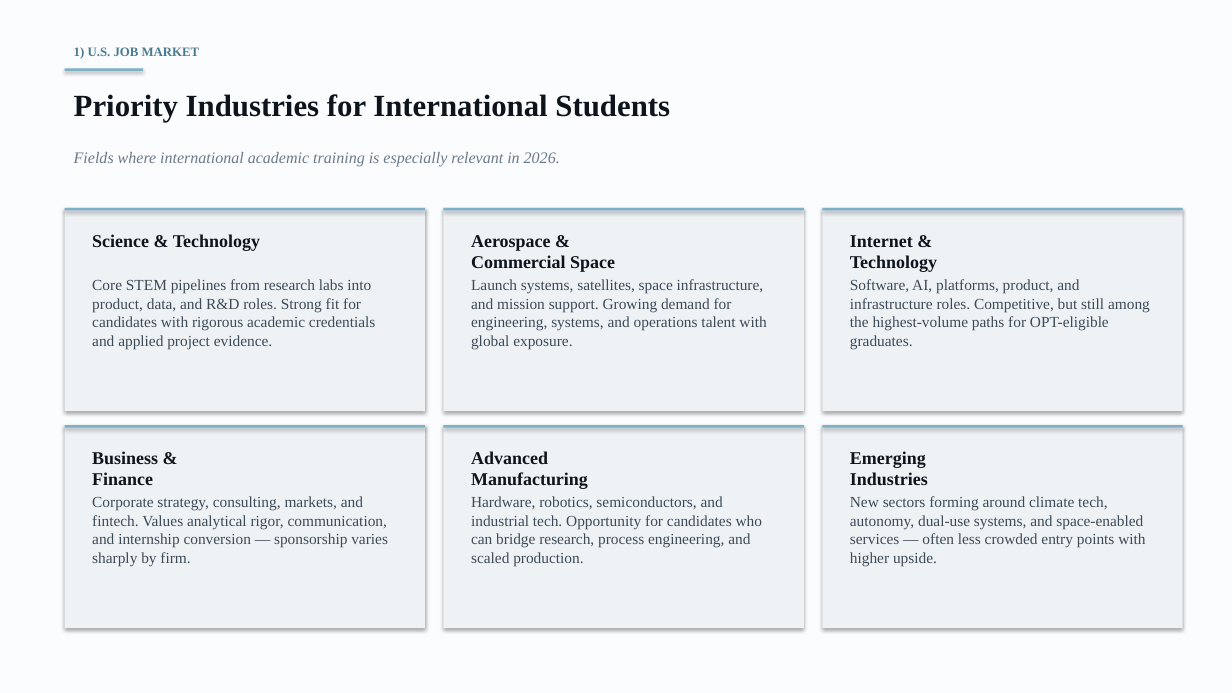
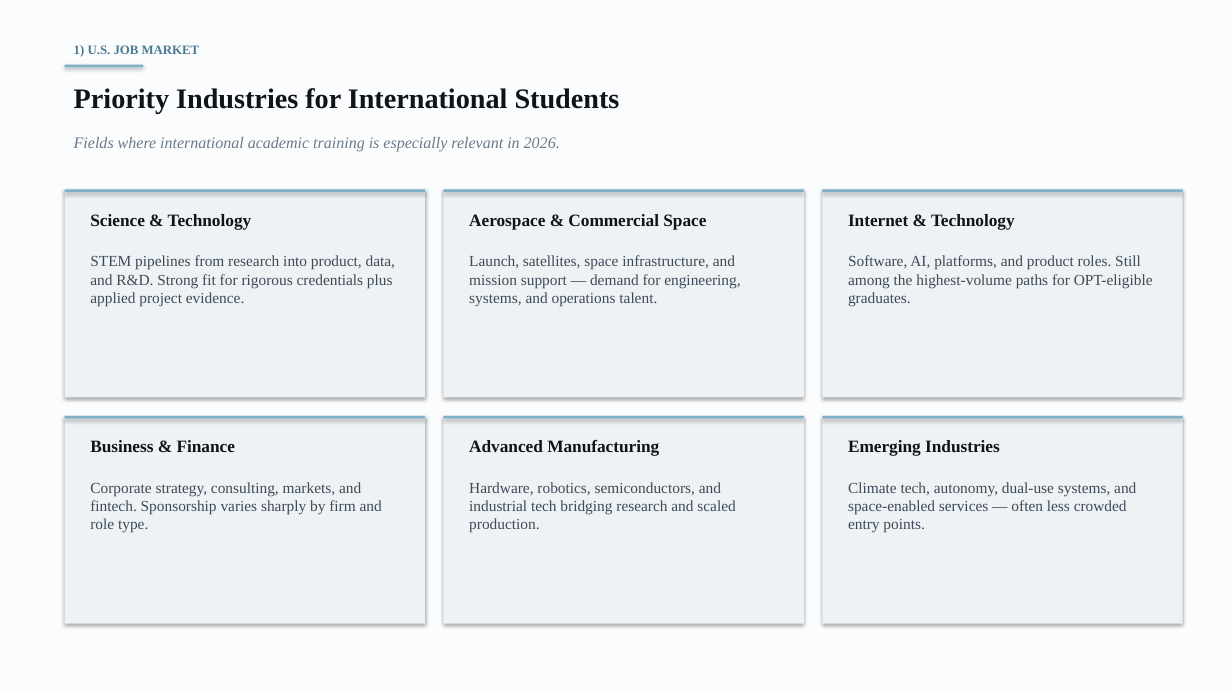
Before and after one commit to anthonyleedu/anthonyleedu, a slide deck: slide 5 of Heliospace_Company_And_Product_Overview.pptx (slide 6 before the commit). Drawn at 1232x693 pixels with LibreOffice and Linux fonts; fonts in the diff are those of the drawing. Boxes give left, top, right and bottom in pixels: in the first picture for what was removed or moved away, otherwise in the second. Text is boxed around its words. In the diff, an @@ line names an element or a change of style, - is before the commit and + after.

```diff
--- a/Heliospace_Company_And_Product_Overview.pptx
+++ b/Heliospace_Company_And_Product_Overview.pptx
@@ text "Priority Industries for International Students" at [74, 88, 620, 113]: size 24 to 22 pt @@
@@ rectangle: place and size @@
-rectangle at [65, 68, 143, 71]
+rectangle at [65, 65, 143, 67]
@@ text "Fields where international academic training ...": place and size @@
-text "Fields where international academic training ..." at [74, 152, 560, 167]
+text "Fields where international academic training ..." at [74, 137, 560, 152]
@@ rectangle: place and size @@
-rectangle at [65, 208, 425, 411]
+rectangle at [65, 189, 425, 397]
@@ text "Science & Technology": place and size @@
-text "Science & Technology" at [92, 234, 260, 251]
+text "Science & Technology" at [90, 214, 252, 230]
@@ text "Science & Technology" at [90, 214, 252, 230]: size 14 to 13.5 pt @@
@@ rectangle: place and size @@
-rectangle at [444, 208, 804, 411]
+rectangle at [444, 189, 804, 397]
@@ rectangle: place and size @@
-rectangle at [823, 208, 1183, 411]
+rectangle at [823, 189, 1183, 397]
@@ 3 rectangles: place and size @@
-3 rectangles at [65, 208, 1183, 211]
+3 rectangles at [65, 189, 1183, 192]
@@ text at [469, 214, 706, 230]: text changed; size 14 to 13.5 pt @@
-Aerospace &
-Commercial Space
+Aerospace & Commercial Space
@@ text at [848, 214, 1015, 230]: text changed; size 14 to 13.5 pt @@
-Internet &
-Technology
+Internet & Technology
@@ text at [90, 255, 395, 307]: text changed @@
-Core STEM pipelines from research labs into product, data, and R&D roles. Strong fit for candidates with rigorous academic credentials and applied project evidence.
+STEM pipelines from research into product, data, and R&D. Strong fit for rigorous credentials plus applied project evidence.
@@ text at [469, 255, 740, 307]: text changed @@
-Launch systems, satellites, space infrastructure, and mission support. Growing demand for engineering, systems, and operations talent with global exposure.
+Launch, satellites, space infrastructure, and mission support — demand for engineering, systems, and operations talent.
@@ text at [848, 255, 1153, 307]: text changed @@
-Software, AI, platforms, product, and infrastructure roles. Competitive, but still among the highest-volume paths for OPT-eligible graduates.
+Software, AI, platforms, and product roles. Still among the highest-volume paths for OPT-eligible graduates.
@@ rectangle: place and size @@
-rectangle at [65, 425, 425, 628]
+rectangle at [65, 416, 425, 624]
@@ rectangle: place and size @@
-rectangle at [444, 425, 804, 628]
+rectangle at [444, 416, 804, 624]
@@ rectangle: place and size @@
-rectangle at [823, 425, 1183, 628]
+rectangle at [823, 416, 1183, 624]
@@ 3 rectangles: place and size @@
-3 rectangles at [65, 425, 1183, 428]
+3 rectangles at [65, 416, 1183, 419]
@@ text at [90, 440, 235, 452]: text changed; size 14 to 13.5 pt @@
-Business &
-Finance
+Business & Finance
@@ text at [469, 440, 659, 456]: text changed; size 14 to 13.5 pt @@
-Advanced
-Manufacturing
+Advanced Manufacturing
@@ text at [848, 440, 1000, 456]: text changed; size 14 to 13.5 pt @@
-Emerging
-Industries
+Emerging Industries
@@ text at [90, 482, 382, 533]: text changed @@
-Corporate strategy, consulting, markets, and fintech. Values analytical rigor, communication, and internship conversion — sponsorship varies sharply by firm.
+Corporate strategy, consulting, markets, and fintech. Sponsorship varies sharply by firm and role type.
@@ text at [469, 482, 735, 533]: text changed @@
-Hardware, robotics, semiconductors, and industrial tech. Opportunity for candidates who can bridge research, process engineering, and scaled production.
+Hardware, robotics, semiconductors, and industrial tech bridging research and scaled production.
@@ text at [848, 482, 1136, 533]: text changed @@
-New sectors forming around climate tech, autonomy, dual-use systems, and space-enabled services — often less crowded entry points with higher upside.
+Climate tech, autonomy, dual-use systems, and space-enabled services — often less crowded entry points.
```
Also in this commit, not shown: 12 other slides changed, 7 slides added, 15 slides removed.
